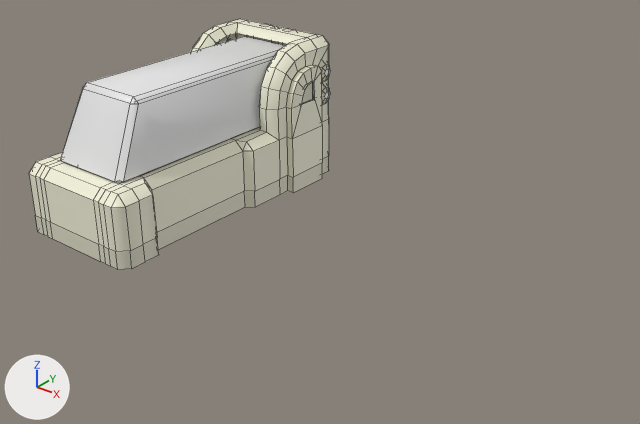
A saved change to the FBX model Assets/Art/Models/Furniture/Machines/Medical/Sleeper Bed.fbx.
Rendered twice from a 50 mm camera at (4.12, -4.27, 2.55) aimed at (1.14, -0.55, 0.24). Every picture has the same lights, and +X, +Y and +Z are marked at lower left. Mesh edges are drawn as thin lines. Where no turn or scale is listed for an object, it has been applied to the vertices.

Before the edit, the objects in view are built like this:
```python
me_diagnosticunitcover_001 = bpy.data.meshes.new('DiagnosticUnitCover.001')
me_diagnosticunitcover_001.from_pydata(...)  # 28 vertices, 30 faces; spans x -0.29..0.29, y -1.57..0.1, z -0.41..0.04
me_diagnosticunitcover_001.materials.append(mat_palette05_glass)  # white #e7e7e7
me_sleeper = bpy.data.meshes.new('Sleeper')
me_sleeper.from_pydata(...)  # 474 vertices, 392 faces; spans x -0.49..0.49, y -1.49..0.49, z 0.0..0.99
# faces by material slot: [4, 388]
me_sleeper.materials.append(mat_palette05_glass)  # white #e7e7e7
me_sleeper.materials.append(mat_palette05_002)
ob_sleeper = bpy.data.objects.new('Sleeper', me_sleeper)
ob_sleeper.location = (0.0, 0.0, 0.0)
ob_sleeper_cover = bpy.data.objects.new('Sleeper Cover', me_diagnosticunitcover_001)
ob_sleeper_cover.location = (0.0, 0.227, 0.883)
```
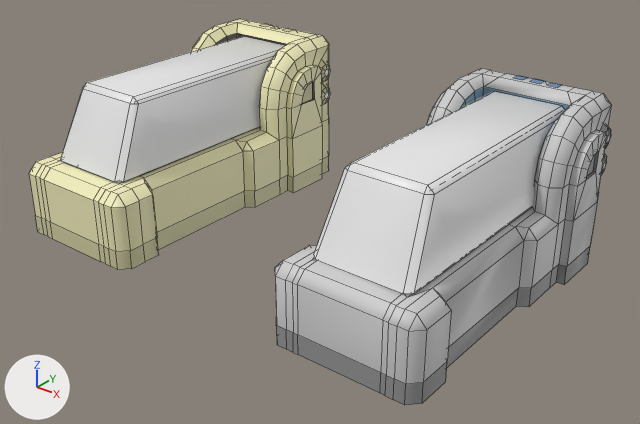
What changed in the scene script:
```text
Change img_palette05_png:
    img_palette05_png: load_image('Palette05.png', '../../../../Textures/Palette05.png', 256, 256, 'Non-Color') -> load_image('Palette05.png', '../../../../Textures/Palette05.png', 256, 256, 'sRGB')
Add mat_palette05:
    mat_palette05 = principled_material('Palette05')
    mat_palette05.texture = img_palette05_png
Add mat_palette05_emission_005:
    mat_palette05_emission_005 = principled_material('Palette05 Emission.005')
    mat_palette05_emission_005.base_color = (0.8, 0.8, 0.8)  # white #e7e7e7
    mat_palette05_emission_005.roughness = 0.4
Add me_diagnosticunitcover_003:
    me_diagnosticunitcover_003.from_pydata(...)  # 28 vertices, 30 faces; spans x -0.29..0.29, y -1.57..0.1, z -0.41..0.04
    me_diagnosticunitcover_003.materials.append(mat_palette05_glass)  # white #e7e7e7
Add me_sleeper_002:
    me_sleeper_002.from_pydata(...)  # 440 vertices, 362 faces; spans x -0.49..0.49, y -1.49..0.49, z 0.0..0.99
    # faces by material slot: [358, 4]
    me_sleeper_002.materials.append(mat_palette05)  # picture img_palette05_png
    me_sleeper_002.materials.append(mat_palette05_emission_005)  # white #e7e7e7
Add ob_sleeper_cover_blue:
    ob_sleeper_cover_blue = bpy.data.objects.new('Sleeper Cover.Blue', me_diagnosticunitcover_003)
    ob_sleeper_cover_blue.location = (2.0, 0.227, 0.883)
Add ob_sleeper_blue:
    ob_sleeper_blue = bpy.data.objects.new('Sleeper.Blue', me_sleeper_002)
    ob_sleeper_blue.location = (2.0, 0.0, 0.0)
```

What differs and where, as boxes (x1, y1, x2, y2) in the pictures (640 x 424 px):
'Sleeper.Blue', added
    after: (275, 68, 612, 405)
    faces in mat_palette05 (picture img_palette05_png): (275, 68, 612, 405)
'Sleeper', surface changed (grey to beige)
    both: (29, 19, 331, 269)
'Sleeper Cover.Blue', added
    after: (314, 91, 565, 294)
